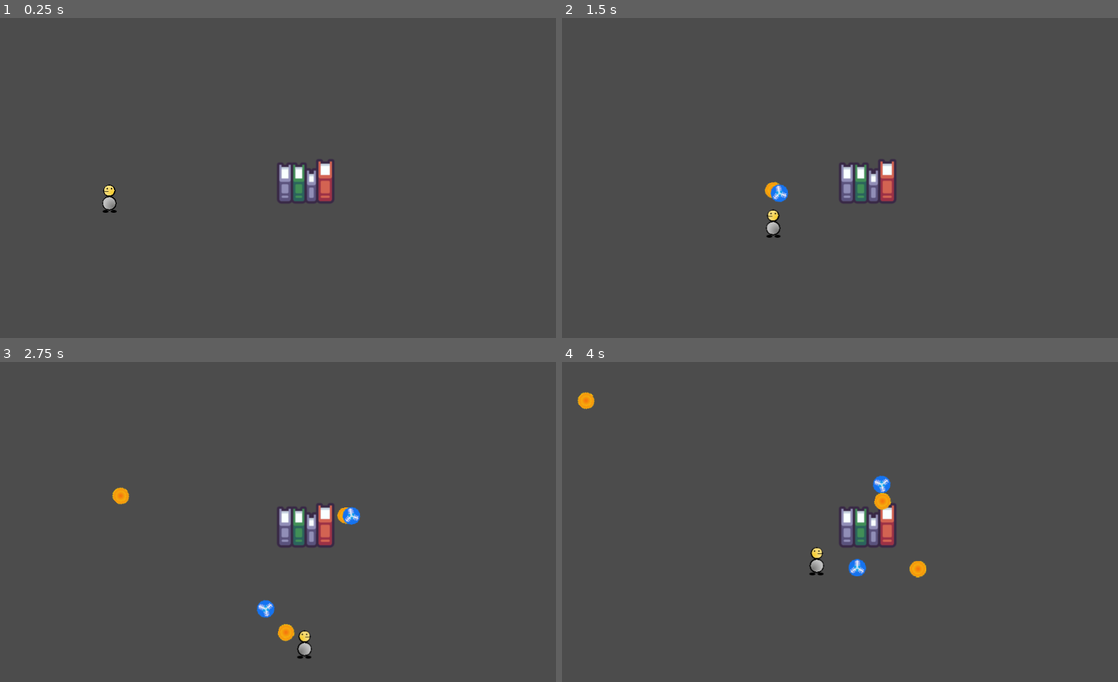
Above: before the commit, frames 1-4 (two rows, left to right).
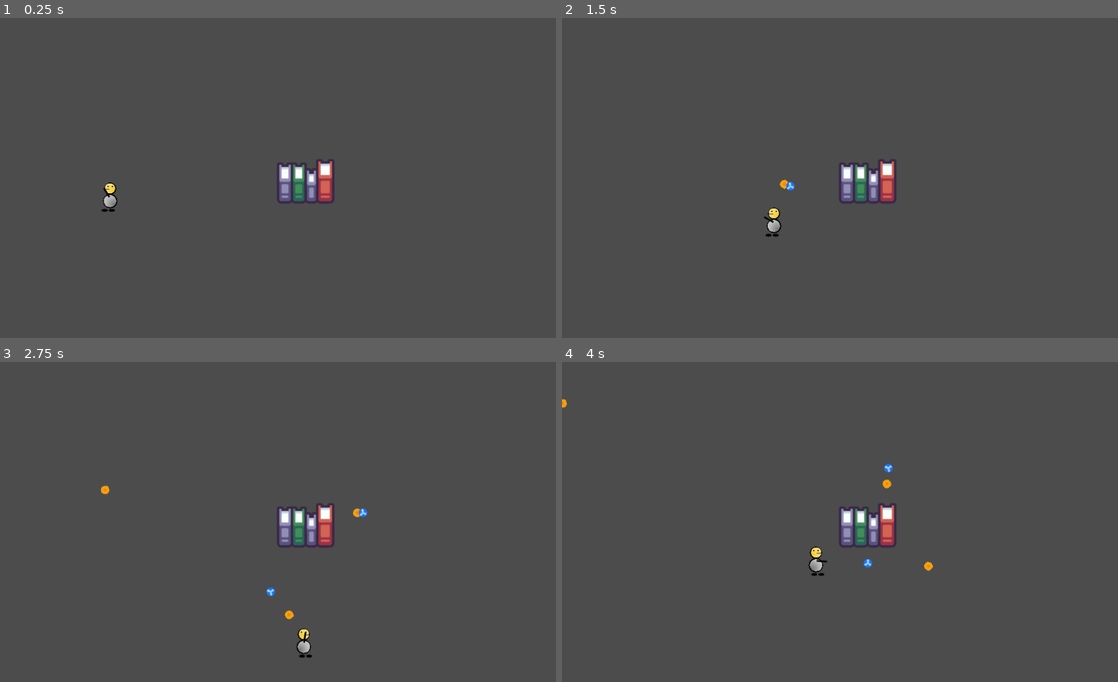
Above: after the commit, the same moments.

Repository: NPGodotEngine/Hack_And_Slash
Game: Godot game, scene res://Levels/TestLevel.tscn
The game is run twice, just before and just after one commit, with the same random seed, the same clock (stepped at 60 frames per second) and the same inputs. The project has no main scene, so this scene is started directly.
Inputs (mouse positions are in pixels of both pictures, inside the frame that each line leads up to):
- Up to frame 1 (0.25 s): no input
- Up to frame 2 (1.5 s): tap Enter at 0.5 s; move the mouse to (962, 165) at 0.52 s; press the mouse at (962, 165) at 0.53 s; hold D (move_right) 0.53-1.28 s; right-click (962, 165) at 0.8 s; move the mouse to (728, 197) at 1.27 s; release the mouse at (728, 197) at 1.28 s; hold S (move_down) from 1.28 s (still down); right-click (728, 197) at 1.35 s
- Up to frame 3 (2.75 s): click (166, 541) at 1.55 s; move the mouse to (333, 451) at 2.02 s; release S (move_down) at 2.03 s; press the mouse at (333, 451) at 2.03 s; hold D (move_right) from 2.03 s (still down); right-click (333, 451) at 2.3 s
- Up to frame 4 (4 s): move the mouse to (812, 589) at 2.77 s; release D (move_right) at 2.78 s; release the mouse at (812, 589) at 2.78 s; hold W (move_up) 2.78-3.53 s; right-click (812, 589) at 2.85 s; click (812, 589) at 3.05 s; move the mouse to (1006, 573) at 3.52 s; press the mouse at (1006, 573) at 3.53 s; hold A (move_left) from 3.53 s (still down); right-click (1006, 573) at 3.8 s

The runs differ from the first frame. In frame 1, 0.1% of the frame differs, in the area x 18-22%, y 51-61%; in frame 2, 0.4%; in frame 3, 0.9%; in frame 4, 0.9%, in the area x 0-67%, y 9-68%.

Commit message:
refactor and add pointer to player for shooting position

Diff:
--- a/Player/Player.gd
+++ b/Player/Player.gd
@@ -16,6 +16,9 @@
 
 # Player skin visual
 onready var skin := $Skin
+
+# Fire position
+onready var fire_position := $Pointer/Position2D
 
 # Active skill holder
 onready var skill_manager: SkillManager = $SkillManager
@@ -57,7 +60,8 @@
     assert(skill_manager, "skill manager missing")
 
     # Execute skills
+    var direction = (get_global_mouse_position() - fire_position.global_position).normalized()
     if Input.is_action_pressed("primary"):
-        skill_manager.execute_skill(0)
+        skill_manager.execute_skill(0, fire_position.global_position, direction)
     if Input.is_action_pressed("secondary"):
-        skill_manager.execute_skill(1)
+        skill_manager.execute_skill(1, fire_position.global_position, direction)
--- a/Player/Player.tscn
+++ b/Player/Player.tscn
@@ -1,13 +1,15 @@
-[gd_scene load_steps=6 format=2]
+[gd_scene load_steps=8 format=2]
 
 [ext_resource path="res://Assets/Character_dummy.png" type="Texture" id=1]
 [ext_resource path="res://Player/Player.gd" type="Script" id=2]
 [ext_resource path="res://Player/PlayerSkin.gd" type="Script" id=3]
 [ext_resource path="res://Skills/SkillManager/SkillManager.tscn" type="PackedScene" id=4]
+[ext_resource path="res://Assets/Pointer.png" type="Texture" id=5]
+[ext_resource path="res://Player/Pointer.gd" type="Script" id=6]
 
 [sub_resource type="CapsuleShape2D" id=1]
 radius = 14.0
-height = 22.0
+height = 24.0
 
 [node name="Player" type="KinematicBody2D"]
 script = ExtResource( 2 )
@@ -18,7 +20,19 @@
 script = ExtResource( 3 )
 
 [node name="CollisionShape2D" type="CollisionShape2D" parent="."]
-position = Vector2( 0, -12 )
+position = Vector2( 0, -14 )
 shape = SubResource( 1 )
 
 [node name="SkillManager" parent="." instance=ExtResource( 4 )]
+position = Vector2( 0, -11 )
+
+[node name="Pointer" type="Node2D" parent="."]
+position = Vector2( 0, -14 )
+script = ExtResource( 6 )
+
+[node name="Sprite" type="Sprite" parent="Pointer"]
+position = Vector2( 10, 0 )
+texture = ExtResource( 5 )
+
+[node name="Position2D" type="Position2D" parent="Pointer"]
+position = Vector2( 20, 0 )
--- /dev/null
+++ b/Player/Pointer.gd
@@ -0,0 +1,4 @@
+extends Node2D
+
+func _physics_process(_delta: float) -> void:
+    look_at(get_global_mouse_position())
--- a/Skills/ProjectileSkill.gd
+++ b/Skills/ProjectileSkill.gd
@@ -3,13 +3,13 @@
 # Projectile that skill will instantiate and shoot
 export (PackedScene) var projectile: PackedScene = null
 
-func execute() -> void:
+func execute(position:Vector2, direction:Vector2) -> void:
     assert(projectile , "project tile not given")
 
     var projectile_instance = projectile.instance()
     get_tree().current_scene.add_child(projectile_instance)
-    projectile_instance.direction = (get_global_mouse_position() - executer.global_position).normalized()
+    projectile_instance.direction = direction
     projectile_instance.damage = get_damage_output()
-    projectile_instance.global_position = executer.global_position
+    projectile_instance.global_position = position
 
     start_cool_down()
--- a/Skills/Skill.gd
+++ b/Skills/Skill.gd
@@ -30,7 +30,7 @@
 var is_skill_ready: bool = true
 
 # The object that own this skill
-var executer = null
+var skill_owner = null
 
 func _ready() -> void:
     # create a cool down timer
@@ -53,8 +53,8 @@
     emit_signal("cool_down_ended")
 
 # Setup skill
-func setup(skill_owner) -> void:
-    executer = skill_owner
+func setup(skill_executer) -> void:
+    skill_owner = skill_executer
 
 # Begin skill cool down
 func start_cool_down() -> void:
@@ -72,13 +72,14 @@
 func get_damage_output() -> int:
     # caculate amplified damage
     var amplified_damage: int = 0
-    if executer and "damage" in executer:
-        amplified_damage = int(executer.damage * damage_amplifier)
+    if skill_owner and "damage" in skill_owner:
+        amplified_damage = int(skill_owner.damage * damage_amplifier)
 
     var damage_output = int(damage + amplified_damage)
 
     return damage_output
 
 # Execute skill
-func execute() -> void:
+# with global position and direction
+func execute(position:Vector2, direction:Vector2) -> void:
     pass
--- a/Skills/SkillManager/SkillManager.gd
+++ b/Skills/SkillManager/SkillManager.gd
@@ -17,10 +17,10 @@
 		skill.setup(get_parent())
 
 # Execute a skill by index
-func execute_skill(index:int) -> void:
+func execute_skill(index:int, position:Vector2, direction:Vector2) -> void:
 	var skill: Skill = active_skills[index]
 	if skill.is_skill_ready:
-		skill.execute()
+		skill.execute(position, direction)
 
 # Get skill by index
 func get_skill_by(index:int) -> Skill:
Binary file changed: Assets/Character_dummy.png
Binary file changed: Assets/Fire_ball.png
Binary file changed: Assets/Icel_ball.png
Binary file added: Assets/Pointer.png
Not shown, added: Assets/Pointer.png.import
Not shown, changed: Assets/Character_dummy.xcf
Not shown, added: Assets/Pointer.xcf
